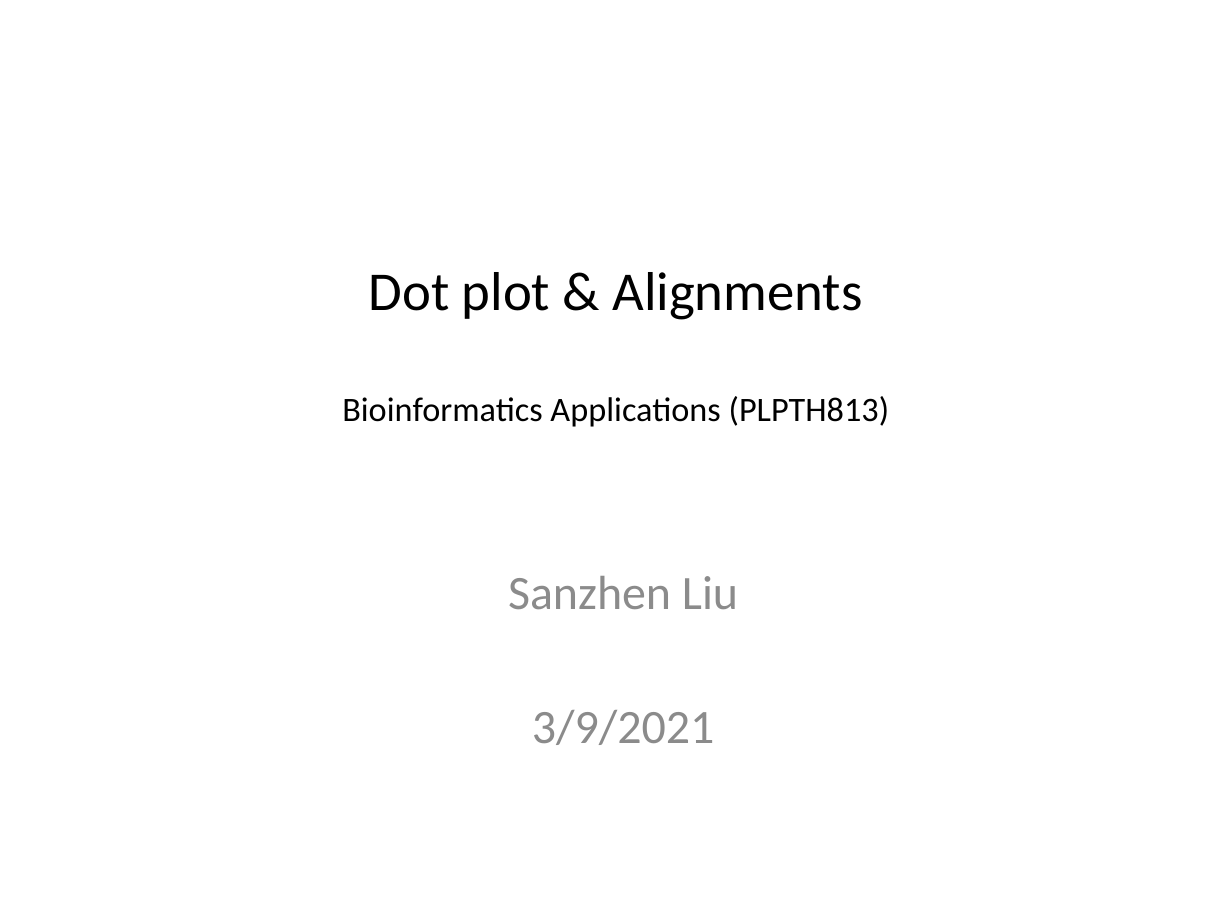
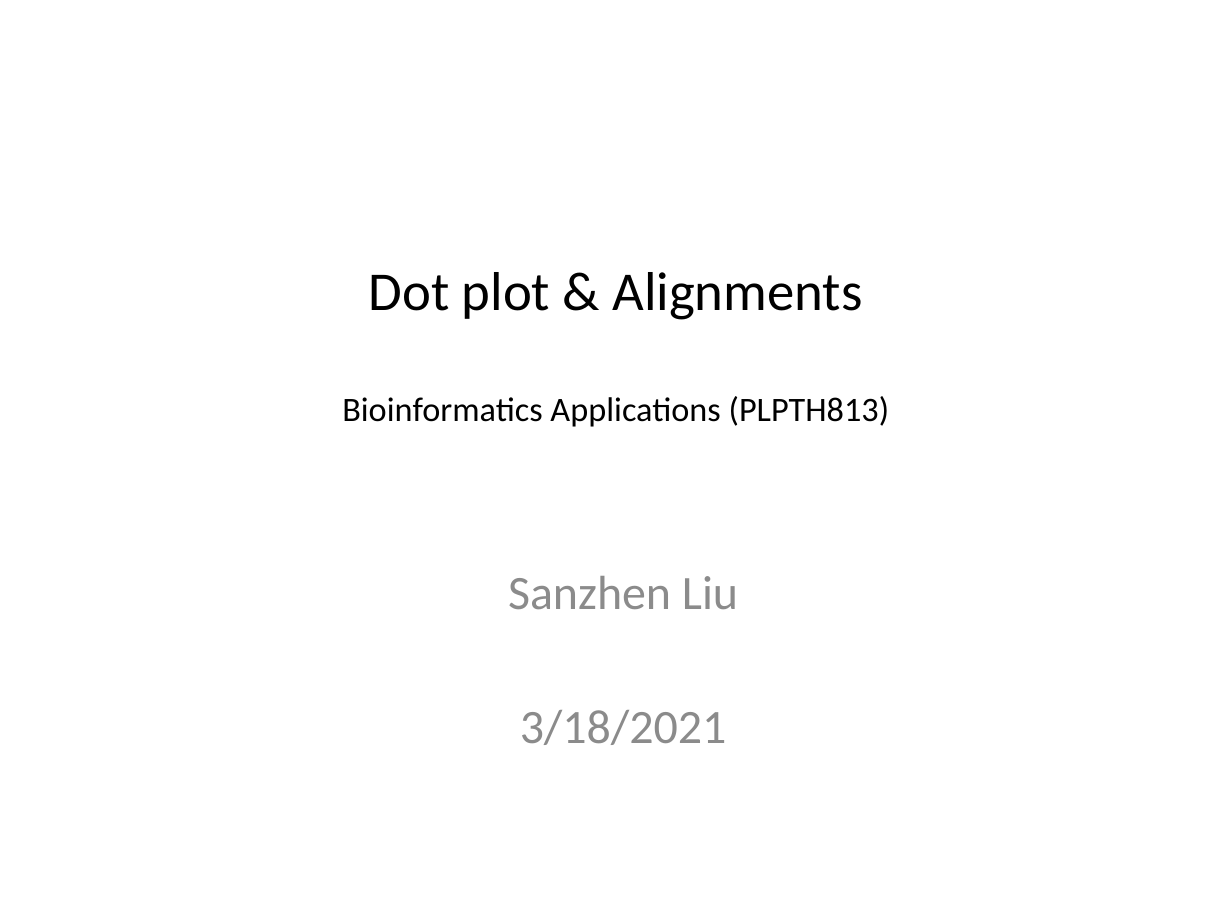
Before and after one commit to liu3zhenlab/teaching, a slide deck: slide 1 of PLPTH813Bioinformatis/2021/labs/lab05_alignment.pptx. Drawn at 1232x924 pixels with LibreOffice and Linux fonts; fonts in the diff are those of the drawing. Boxes give left, top, right and bottom in pixels: in the first picture for what was removed or moved away, otherwise in the second. Text is boxed around its words. In the diff, an @@ line names an element or a change of style, - is before the commit and + after.

```diff
--- a/PLPTH813Bioinformatis/2021/labs/lab05_alignment.pptx
+++ b/PLPTH813Bioinformatis/2021/labs/lab05_alignment.pptx
@@ subtitle at (x1=520, y1=710, x2=727, y2=745): text changed @@
-3/9/2021
+3/18/2021
```
Also in this commit, not shown: 1 other file.
